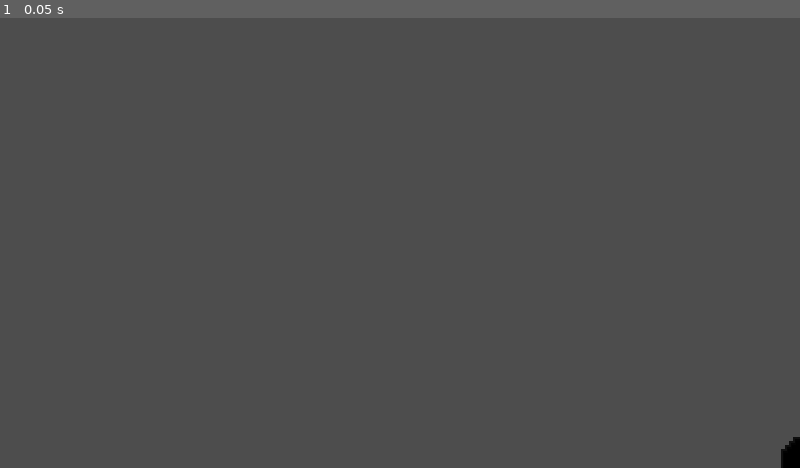
Above: before the commit, frame 1.
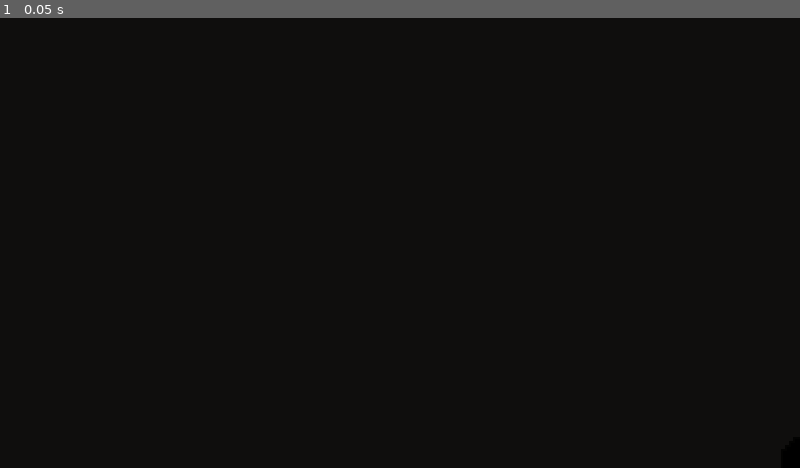
Above: after the commit, the same moment.

Repository: joengyn/killer-13
Game: Godot game, scene res://scenes/game_screen.tscn
Same seed, same stepped clock (60 frames per second), same inputs: the game is played once before the commit and once after it.
Inputs:
- Up to frame 1 (0.05 s): no input

The runs differ from the first frame. In frame 1, 100% of the frame differs, in the area x 0-100%, y 0-100%.

Commit message:
update card assets

Diff:
--- a/project.godot
+++ b/project.godot
@@ -39,3 +39,5 @@
 textures/canvas_textures/default_texture_filter=0
 renderer/rendering_method="gl_compatibility"
 renderer/rendering_method.mobile="gl_compatibility"
+environment/defaults/default_clear_color=Color(0.05882353, 0.05490196, 0.050980393, 1)
+textures/canvas_textures/default_clear_color=Color(0.0588235, 0.054902, 0.0509804, 1)
--- a/scenes/card.tscn
+++ b/scenes/card.tscn
@@ -2,12 +2,12 @@
 
 [ext_resource type="Script" uid="uid://cvm2dyj5kxbga" path="res://scripts/card/card_visual.gd" id="1_15jvd"]
 [ext_resource type="Script" uid="uid://cc3k7bhrgixq4" path="res://scripts/card/card_interaction.gd" id="2_cardint"]
-[ext_resource type="Texture2D" uid="uid://bq1u2bjm4ks4" path="res://assets/kerenel_Cards.png" id="2_ey3ig"]
+[ext_resource type="Texture2D" uid="uid://bq1u2bjm4ks4" path="res://assets/colored-cards.png" id="2_ey3ig"]
 [ext_resource type="Shader" uid="uid://ddlwiup30erc1" path="res://assets/card.gdshader" id="3_shader"]
 
 [sub_resource type="AtlasTexture" id="AtlasTexture_kg30u"]
 atlas = ExtResource("2_ey3ig")
-region = Rect2(56, 80, 56, 80)
+region = Rect2(56, 320, 56, 80)
 
 [sub_resource type="ShaderMaterial" id="ShaderMaterial_card"]
 shader = ExtResource("3_shader")
--- a/scripts/card/card_loader.gd
+++ b/scripts/card/card_loader.gd
@@ -4,25 +4,30 @@
 ## Loads the card spritesheet on _ready() and creates AtlasTexture regions for all 52 cards
 ## plus the card back. Provides lookup methods to retrieve sprites by rank and suit.
 ##
-## Spritesheet Layout (kerenel_Cards.png):
-## - Column 0: Special cards (blanks, card backs, jokers)
-## - Columns 1-13: A, 2, 3, 4, 5, 6, 7, 8, 9, 10, J, Q, K
-## - Row 0: Hearts, Row 1: Spades, Row 2: Diamonds, Row 3: Clubs
-## - Rows 4-5: Unused alternate color sets (gold, blue variants)
+## Spritesheet Layout (colored-cards.png):
+## - Column 0: Card back
+## - Columns 1: Ace
+## - Columns 2-9: Cards 2-9
+## - Columns 10: 10
+## - Columns 11-13: Jack, Queen, King
+## - Rows 0-3: Light mode (Heart, Spade, Diamond, Club)
+## - Rows 4-7: Dark mode (Heart, Spade, Diamond, Club) - DEFAULT
 
 ## Dictionary mapping "rank_suit" keys to AtlasTexture sprites (e.g., "0_1" = THREE of CLUBS)
 var card_sprites: Dictionary = {}
-## AtlasTexture for the card back (column 0, row 2)
+## AtlasTexture for the card back (column 0, dark mode)
 var card_back_sprite: AtlasTexture
 ## The loaded spritesheet texture
 var texture: Texture2D
+## Whether to use dark mode (true) or light mode (false) for cards
+var use_dark_mode: bool = true
 
 func _ready() -> void:
 	load_sprites()
 
 ## Load all card sprites from the spritesheet and populate the card_sprites dictionary
 func load_sprites() -> void:
-	texture = preload("res://assets/kerenel_Cards.png")
+	texture = preload("res://assets/colored-cards.png")
 	if not texture:
 		push_error("CardLoader: Failed to load spritesheet")
 		return
@@ -32,8 +37,7 @@
 
 	# Map Card rank enum values (0-12) to spritesheet column indices
 	# Card.Rank enum: THREE=0, FOUR=1, FIVE=2, ..., QUEEN=9, KING=10, ACE=11, TWO=12
-	# Spritesheet columns: 0=backs/blanks, 1=A, 2=2, 3=3, 4=4, ..., 13=K
-	# Mapping: rank 0 (THREE) -> col 3, rank 1 (FOUR) -> col 4, ..., rank 11 (ACE) -> col 1, rank 12 (TWO) -> col 2
+	# Spritesheet columns: 0=back, 1=A, 2=2, 3=3, 4=4, ..., 13=K
 	var rank_to_col = [
 		3,   # THREE (rank 0) -> column 3
 		4,   # FOUR (rank 1) -> column 4
@@ -50,20 +54,25 @@
 		2,   # TWO (rank 12) -> column 2
 	]
 
-	# Map Card enum suit values to row indices
+	# Map Card enum suit values to row offsets (before theme offset is applied)
 	# Suit enum: SPADES=0, CLUBS=1, DIAMONDS=2, HEARTS=3
-	var suit_to_row = [
-		1,   # SPADES (suit 0) -> row 1
-		3,   # CLUBS (suit 1) -> row 3
-		2,   # DIAMONDS (suit 2) -> row 2
-		0,   # HEARTS (suit 3) -> row 0
+	# Base rows (0-3): Light mode
+	# Base rows + 4: Dark mode (default)
+	var suit_to_row_base = [
+		1,   # SPADES (suit 0) -> row 1 (light) or 5 (dark)
+		3,   # CLUBS (suit 1) -> row 3 (light) or 7 (dark)
+		2,   # DIAMONDS (suit 2) -> row 2 (light) or 6 (dark)
+		0,   # HEARTS (suit 3) -> row 0 (light) or 4 (dark)
 	]
+
+	# Determine theme offset
+	var theme_offset = Constants.CARD_THEME_DARK_MODE_ROW_OFFSET if use_dark_mode else Constants.CARD_THEME_LIGHT_MODE_ROW_OFFSET
 
 	# Load all 52 cards
 	for rank in range(13):  # 0-12 (THREE to TWO)
 		for suit in range(4):  # 0-3 (SPADES to HEARTS)
 			var col = rank_to_col[rank]
-			var row = suit_to_row[suit]
+			var row = suit_to_row_base[suit] + theme_offset
 
 			var atlas = AtlasTexture.new()
 			atlas.atlas = texture
@@ -73,10 +82,10 @@
 			var key = "%d_%d" % [rank, suit]
 			card_sprites[key] = atlas
 
-	# Load card back (column 0, row 2 - red card back)
+	# Load card back (column 0, dark mode)
 	var back_atlas = AtlasTexture.new()
 	back_atlas.atlas = texture
-	back_atlas.region = Rect2(0, 2 * card_height, card_width, card_height)
+	back_atlas.region = Rect2(0, (4 * card_height), card_width, card_height)
 	card_back_sprite = back_atlas
 
 
--- a/scripts/constants.gd
+++ b/scripts/constants.gd
@@ -74,7 +74,16 @@
 ## SPRITESHEET CONFIGURATION
 ## ============================================================================
 
-## Number of columns in the card spritesheet (0=backs/blanks, 1-13=A through K)
+## Number of columns in the card spritesheet (0=card back, 1=A, 2-9=cards 2-9, 10=10, 11-13=J-K)
 const CARD_SPRITESHEET_COLUMNS: int = 14
-## Number of rows in the card spritesheet (0-3=suits, 4-5=unused alternate colors)
-const CARD_SPRITESHEET_ROWS: int = 6
+## Number of rows in the card spritesheet (0-3=light mode, 4-7=dark mode)
+const CARD_SPRITESHEET_ROWS: int = 8
+
+## ============================================================================
+## CARD THEME CONFIGURATION
+## ============================================================================
+
+## Row offset for light mode cards (rows 0-3: Heart, Spade, Diamond, Club)
+const CARD_THEME_LIGHT_MODE_ROW_OFFSET: int = 0
+## Row offset for dark mode cards (rows 4-7: Heart, Spade, Diamond, Club)
+const CARD_THEME_DARK_MODE_ROW_OFFSET: int = 4
Binary file added: assets/colored-cards.png
Not shown, added: assets/colored-cards.png.import
Not shown: 1 places in scenes/game_screen.tscn that only renumber resources
